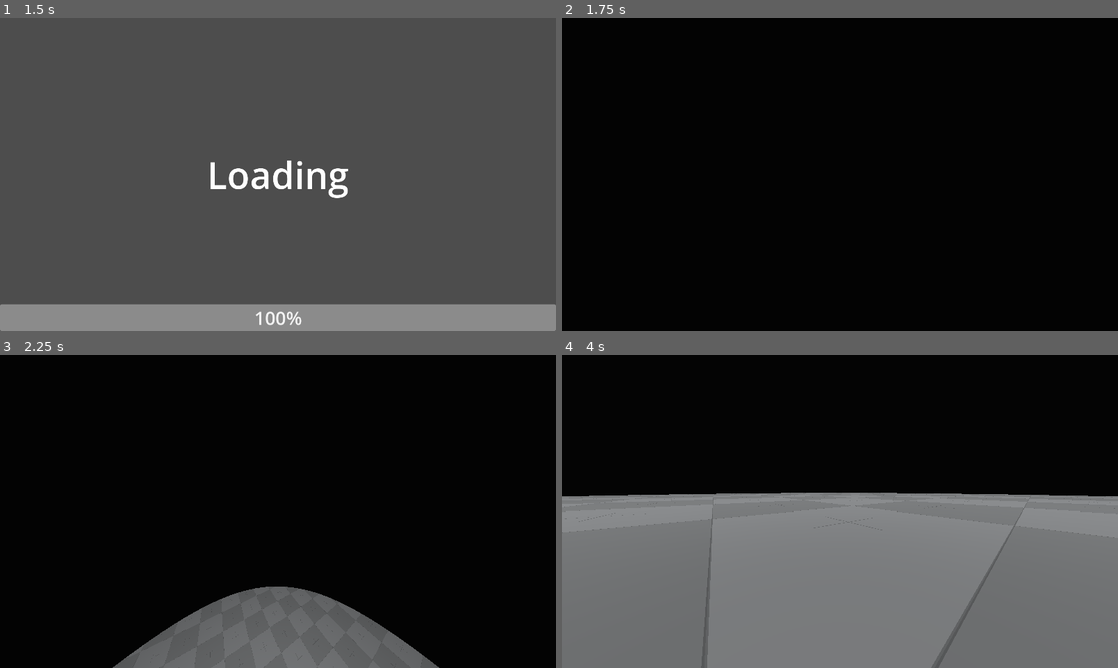
Above: before the commit, frames 1-4 (two rows, left to right).
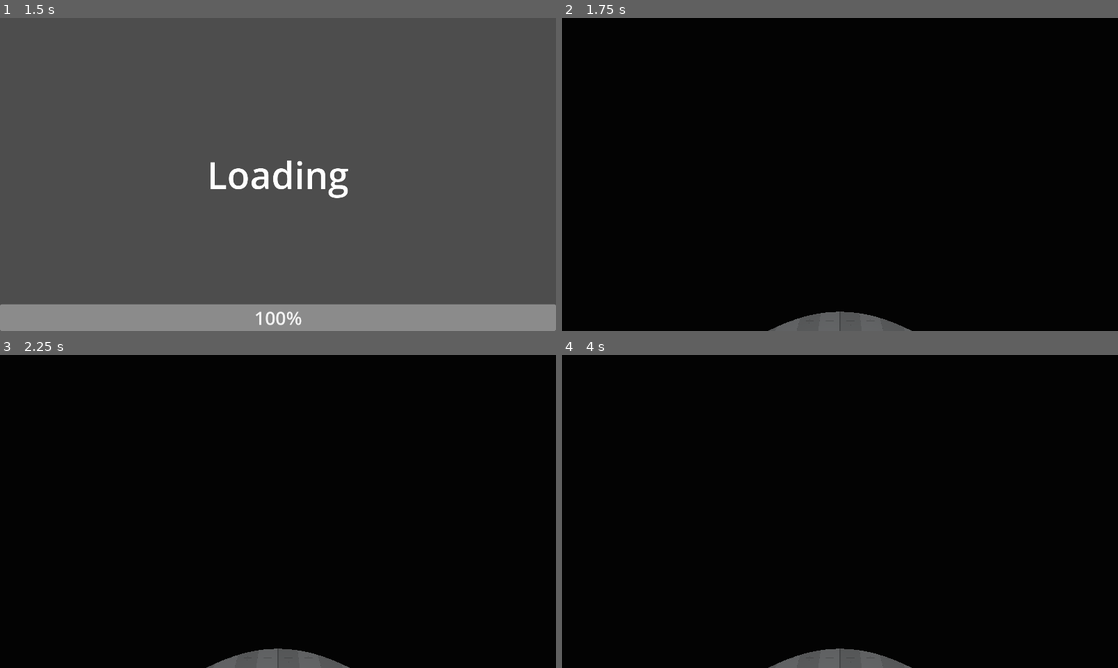
Above: after the commit, the same moments.

Repository: Mrdizzy14-Deklen/Paratransfer
Game: Godot game, scene res://start_menu.tscn
Same seed, same stepped clock (60 frames per second), same inputs: the game is played once before the commit and once after it.
Inputs (mouse positions are in pixels of both pictures, inside the frame that each line leads up to):
- Up to frame 1 (1.5 s): click "N/A" at 0.5 s; tap Enter at 1.25 s; move the mouse to (400, 158) at 1.27 s; tap A (a) at 1.35 s
- Up to frame 2 (1.75 s): tap D (d) at 1.55 s
- Up to frame 3 (2.25 s): move the mouse to (250, 511) at 2.02 s; tap D (d) at 2.1 s
- Up to frame 4 (4 s): tap S (s) at 2.3, 2.85 s; move the mouse to (851, 505) at 2.77 s; tap W (w) at 3.05, 3.6 s; move the mouse to (834, 517) at 3.52 s; tap A (a) at 3.8 s

Frame 1 is identical in both runs. In frame 2, 1.0% of the frame differs, in the area x 37-63%, y 93-100%; in frame 3, 8.9%; in frame 4, 55%, in the area x 0-100%, y 44-100%.
Error after the commit: Invalid access to property or key 'animation_player' on a base object of type 'Nil'. (res://StateMachine/movement_state.gd:20)

Commit message:
Not sure, forgot to push awhile ago

Diff:
--- a/StateMachine/States/jump_state.gd
+++ b/StateMachine/States/jump_state.gd
@@ -3,6 +3,7 @@
 
 class_name JumpState
 
+@onready var jump_sound: AudioStreamPlayer = $"../../JumpSound"
 
 var start_state
 var jump_buffer = false
@@ -16,6 +17,7 @@
 	character.jump_available = false
 	if previous_state.name != "JumpState" and previous_state.name != "WallrunState":
 		start_state = previous_state
+	jump_sound.play()
 
 
 
--- a/character.tscn
+++ b/character.tscn
@@ -1,6 +1,5 @@
 [gd_scene load_steps=19 format=3 uid="uid://c5hgwo36j7xsb"]
 
-[ext_resource type="Script" uid="uid://wxsdud2yutoq" path="res://character.gd" id="1_oolk3"]
 [ext_resource type="Script" uid="uid://dr43vhwhddxud" path="res://StateMachine/state_machine.gd" id="2_pjt0s"]
 [ext_resource type="Script" uid="uid://c8oonsycdaf3o" path="res://StateMachine/States/idle_state.gd" id="3_wa5vi"]
 [ext_resource type="Script" uid="uid://hwmb0h1dit80" path="res://StateMachine/States/run_state.gd" id="4_wfnr8"]
@@ -9,6 +8,7 @@
 [ext_resource type="Script" uid="uid://dqmbw2qetaobi" path="res://StateMachine/States/wallrun_state.gd" id="7_wdpcj"]
 [ext_resource type="Script" uid="uid://dsfduhkanhykt" path="res://StateMachine/States/jump_state.gd" id="7_yxww1"]
 [ext_resource type="PackedScene" uid="uid://dicp1i6bjx46y" path="res://pause_menu.tscn" id="9_qi5as"]
+[ext_resource type="AudioStream" uid="uid://bkxiwcpg73eud" path="res://Assets/jump.wav" id="10_jb3kq"]
 
 [sub_resource type="CapsuleShape3D" id="CapsuleShape3D_0rwas"]
 
@@ -254,7 +254,6 @@
 }
 
 [node name="Character" type="CharacterBody3D"]
-script = ExtResource("1_oolk3")
 
 [node name="CollisionShape3D" type="CollisionShape3D" parent="."]
 shape = SubResource("CapsuleShape3D_0rwas")
@@ -266,7 +265,7 @@
 skeleton = NodePath("../..")
 
 [node name="Camera3D" type="Camera3D" parent="."]
-transform = Transform3D(-4.37114e-08, 0, -1, 0, 1, 0, 1, 0, -4.37114e-08, 0, 0.5, 0)
+transform = Transform3D(-4.371139e-08, 0, -1, 0, 1, 0, 1, 0, -4.371139e-08, 0, 0.5, 0)
 fov = 100.0
 
 [node name="ReflectionProbe" type="ReflectionProbe" parent="Camera3D"]
@@ -318,3 +317,6 @@
 [node name="PauseMenu" parent="." instance=ExtResource("9_qi5as")]
 process_mode = 3
 visible = false
+
+[node name="JumpSound" type="AudioStreamPlayer" parent="."]
+stream = ExtResource("10_jb3kq")
--- a/project.godot
+++ b/project.godot
@@ -12,7 +12,7 @@
 
 config/name="3D Movement Test"
 run/main_scene="uid://cnf3w2d2vjhag"
-config/features=PackedStringArray("4.4", "GL Compatibility")
+config/features=PackedStringArray("4.5", "GL Compatibility")
 config/icon="res://icon.svg"
 
 [autoload]
Not shown, added: Assets/jump.wav.import
Not shown, changed: character.gd.uid
Not shown, removed: .DS_Store
Not shown, changed: .gitignore
Not shown, removed: Assets/.DS_Store
Not shown, added: Assets/jump.wav
